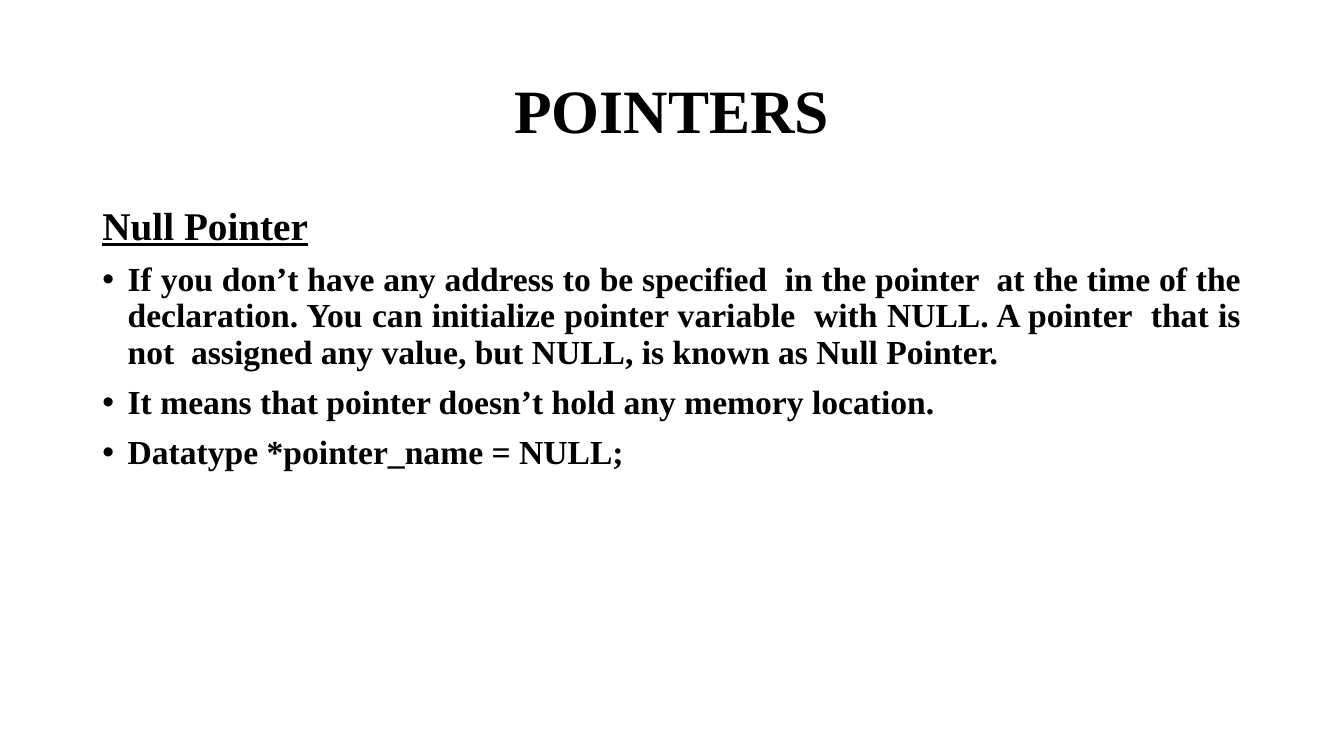
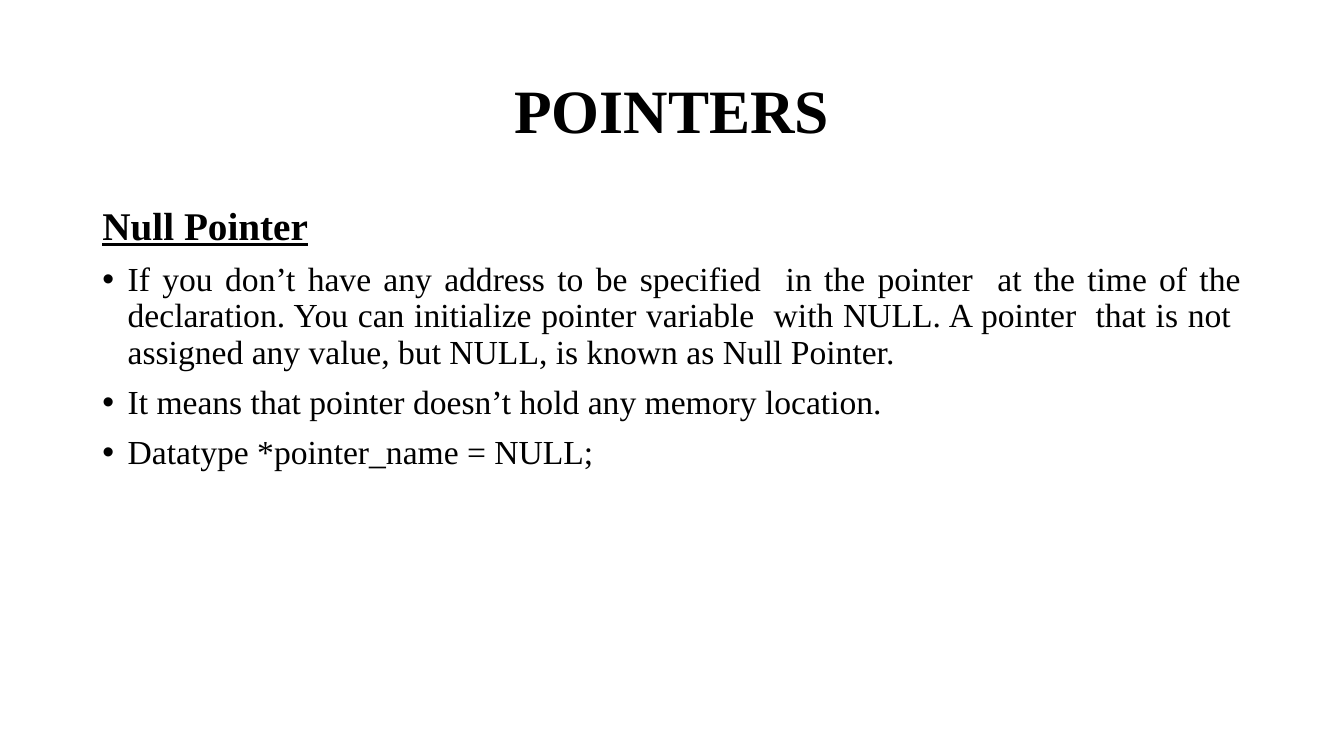
Before and after one commit to Anugrahashaju/S3_Programming_In_C, a slide deck: slide 6 of THEORY/MODULE3/Module_3 [Autosaved] [Autosaved].pptm. Drawn at 1344x756 pixels with LibreOffice and Linux fonts; fonts in the diff are those of the drawing. Boxes give left, top, right and bottom in pixels: in the first picture for what was removed or moved away, otherwise in the second. Text is boxed around its words. In the diff, an @@ line names an element or a change of style, - is before the commit and + after.

Commit message:
added 2d array and pointers programs

```diff
--- a/THEORY/MODULE3/Module_3 [Autosaved] [Autosaved].pptm
+++ b/THEORY/MODULE3/Module_3 [Autosaved] [Autosaved].pptm
@@ text at [128,267,1240,471]: bold off @@
```
Also in this commit, not shown: 3 other slides changed, 9 other files.
